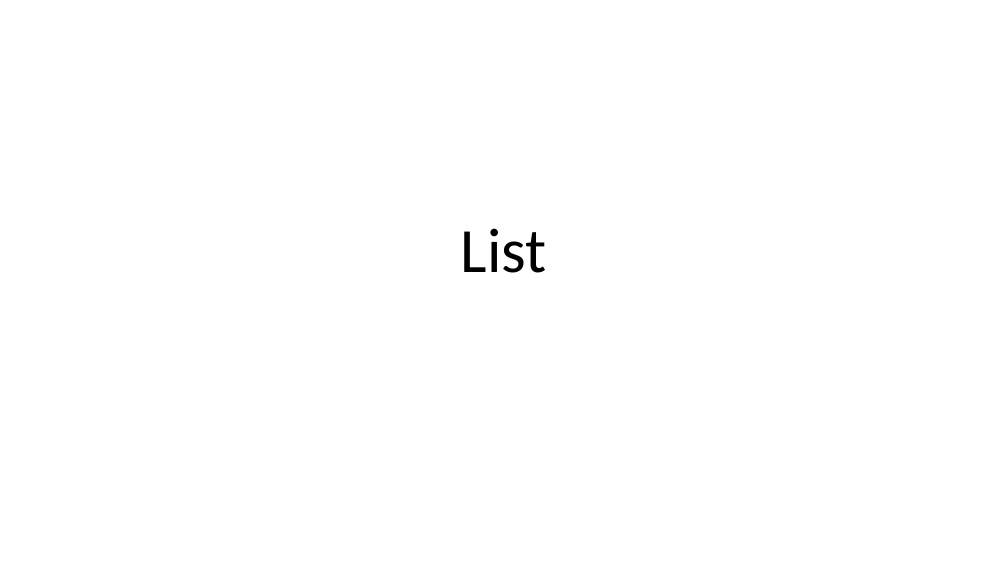
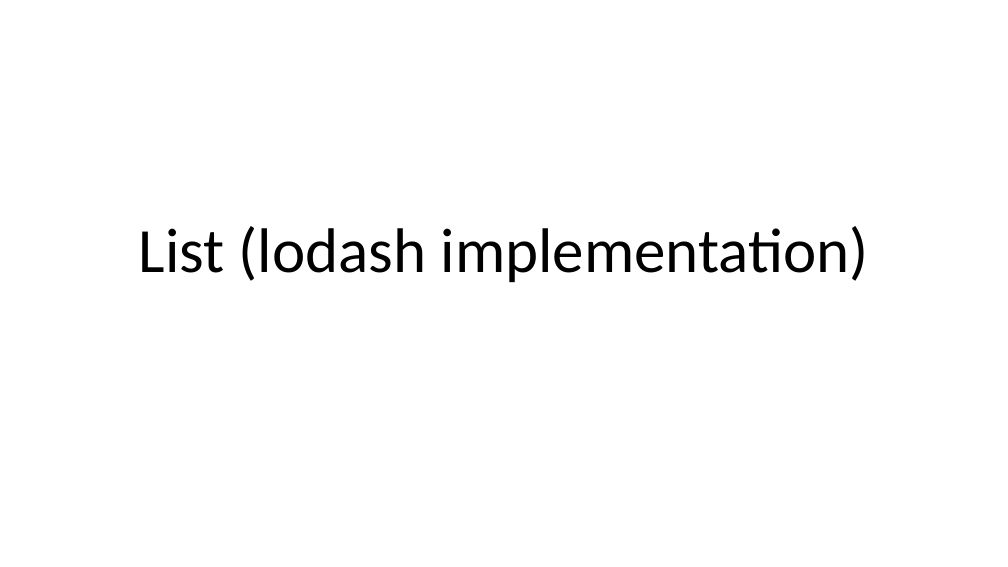
Before and after one commit to morotsman/lecture_functional_programming, a slide deck: slide 1 of lodash/List.pptx. Drawn at 1008x567 pixels with LibreOffice and Linux fonts; fonts in the diff are those of the drawing. Boxes give left, top, right and bottom in pixels: in the first picture for what was removed or moved away, otherwise in the second. Text is boxed around its words. In the diff, an @@ line names an element or a change of style, - is before the commit and + after.

Commit message:
more lodash

```diff
--- a/lodash/List.pptx
+++ b/lodash/List.pptx
@@ title at bbox=[139, 226, 869, 282]: text changed @@
-List
+List (lodash implementation)
```
Also in this commit, not shown: 1 other slide changed, 5 slides added, 2 other files.
